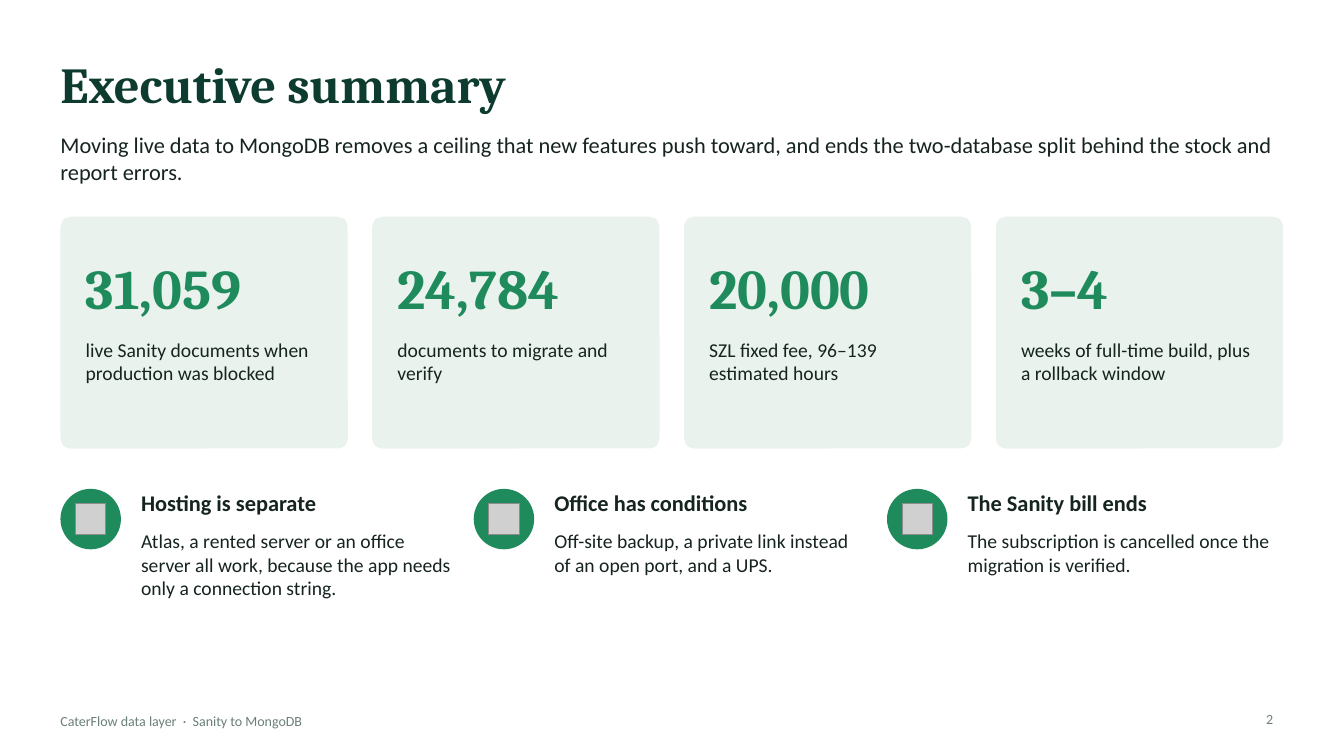
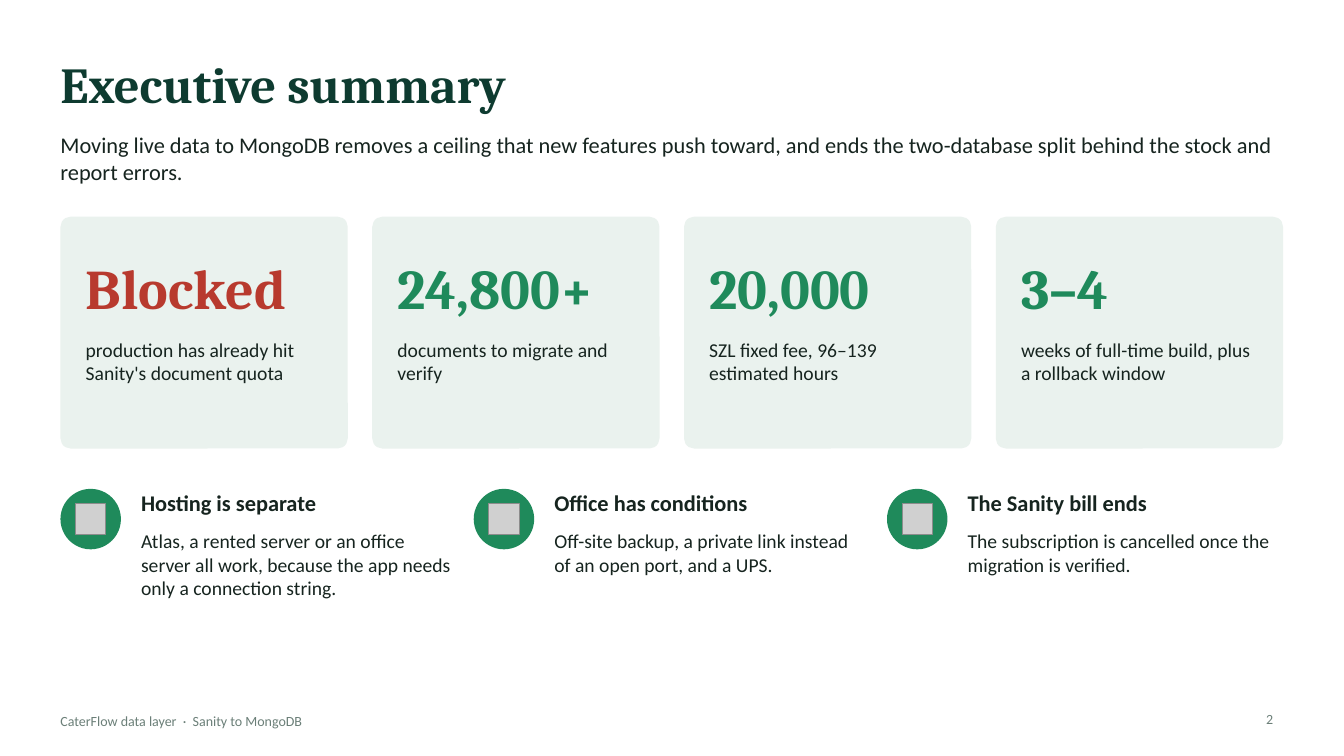
Before and after one commit to caterflowadmin/caterflow, a slide deck: slide 2 of quotes/2026-09-15-sanity-to-mongodb-migration/CaterFlow-MongoDB-Migration-Deck.pptx. Drawn at 1344x756 pixels with LibreOffice and Linux fonts; fonts in the diff are those of the drawing; grey boxes stand for pictures. Boxes give left, top, right and bottom in pixels: in the first picture for what was removed or moved away, otherwise in the second. Text is boxed around its words. In the diff, an @@ line names an element or a change of style, - is before the commit and + after.

```diff
--- a/quotes/2026-09-15-sanity-to-mongodb-migration/CaterFlow-MongoDB-Migration-Deck.pptx
+++ b/quotes/2026-09-15-sanity-to-mongodb-migration/CaterFlow-MongoDB-Migration-Deck.pptx
@@ text at bbox=[86, 270, 286, 310]: text changed; text colour #1F8A5B to #B83A2E @@
-31,059
+Blocked
@@ text at bbox=[397, 271, 593, 317]: text changed @@
-24,784
+24,800+
@@ text at bbox=[86, 343, 294, 383]: text changed @@
-live Sanity documents when production was blocked
+production has already hit Sanity's document quota
```
Also in this commit, not shown: 5 other slides changed, 1 other file.
